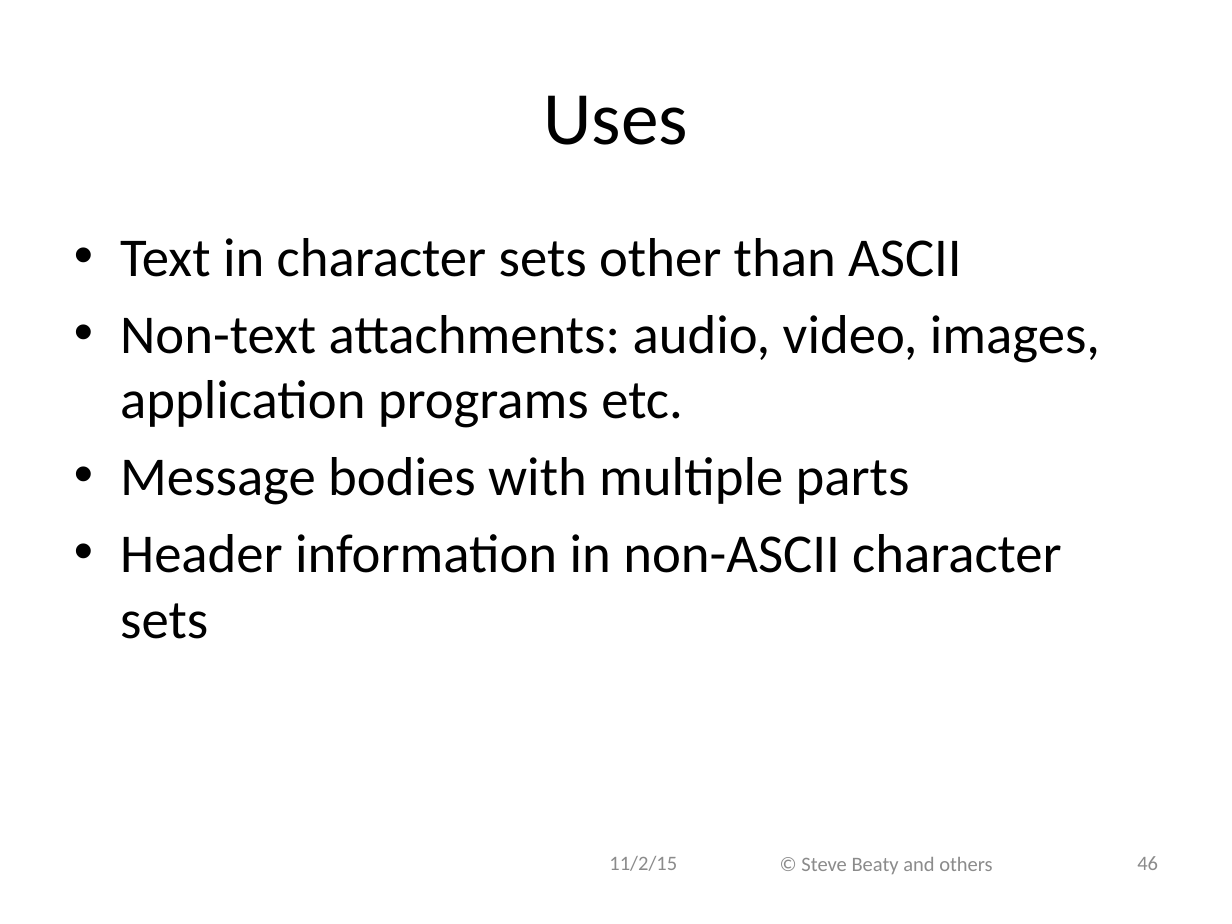
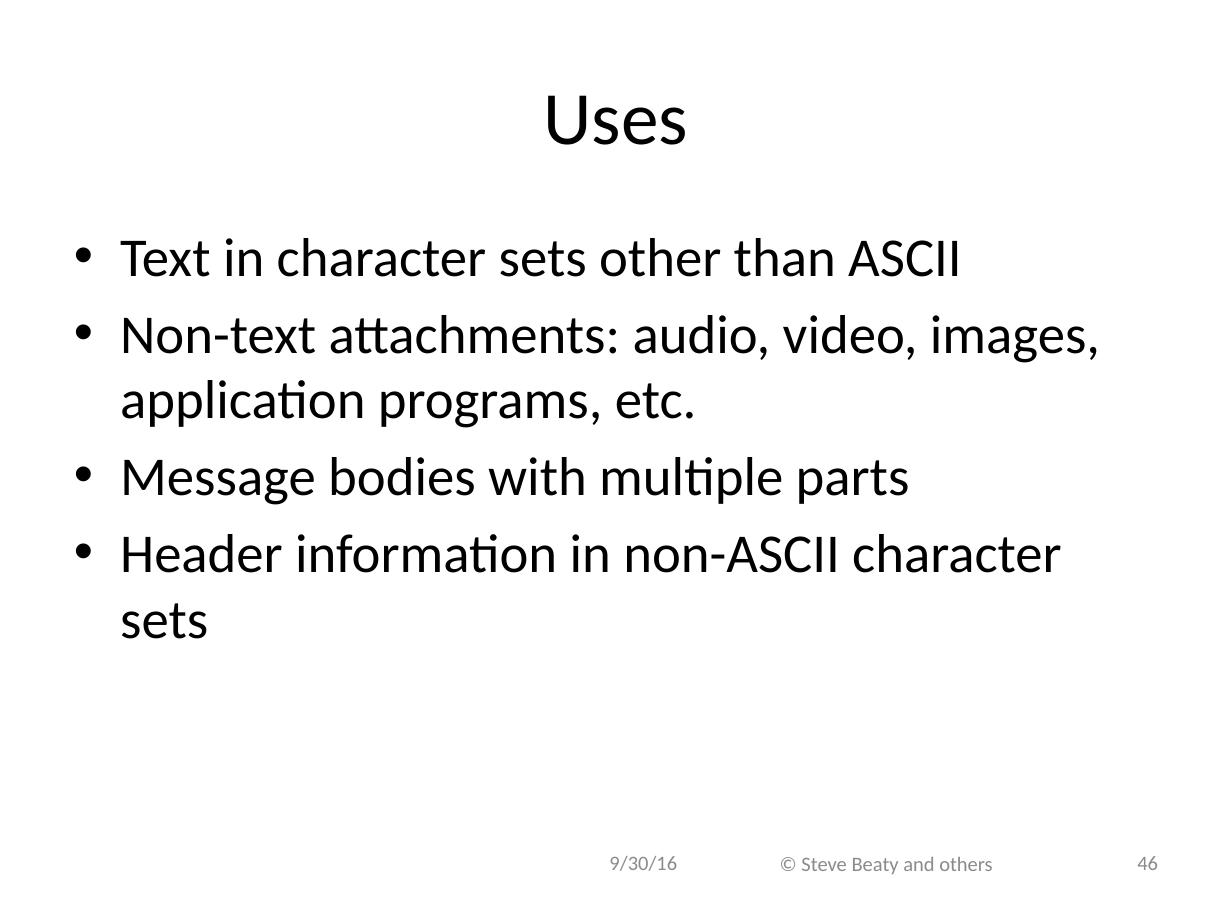
Before and after one commit to ivogeorg/cs1030, a slide deck: slide 46 of slides-steve/Chapter 12.pptx. Drawn at 1232x924 pixels with LibreOffice and Linux fonts; fonts in the diff are those of the drawing; background and template pictures are left out. Boxes give left, top, right and bottom in pixels: in the first picture for what was removed or moved away, otherwise in the second. Text is boxed around its words. In the diff, an @@ line names an element or a change of style, - is before the commit and + after.

```diff
--- a/slides-steve/Chapter 12.pptx
+++ b/slides-steve/Chapter 12.pptx
@@ text at [120, 315, 1100, 428]: text changed @@
-• Non-text attachments: audio, video, images, application programs etc.
+• Non-text attachments: audio, video, images, application programs, etc.
@@ text at [609, 856, 677, 871]: text changed @@
-11/2/15
+9/30/16
```
Also in this commit, not shown: 53 other slides changed, 2 other files.
